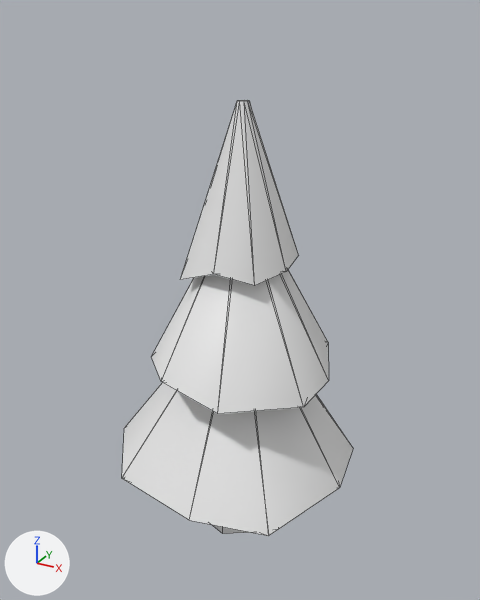
An edit to the glTF model models/variants/canopy_pine_young_v4.glb, drawn before and after from the same camera.
Both versions are drawn from a 50 mm lens placed at (2.68, -4.92, 4.89), pointed at (-0.15, 0.21, 2.32). Lighting does not change. The marker at lower left points along +X, +Y and +Z. The first picture is the older version. Mesh edges are drawn as thin lines. Vertices at exactly the same position are counted once.

The first picture shows 'Pine'.
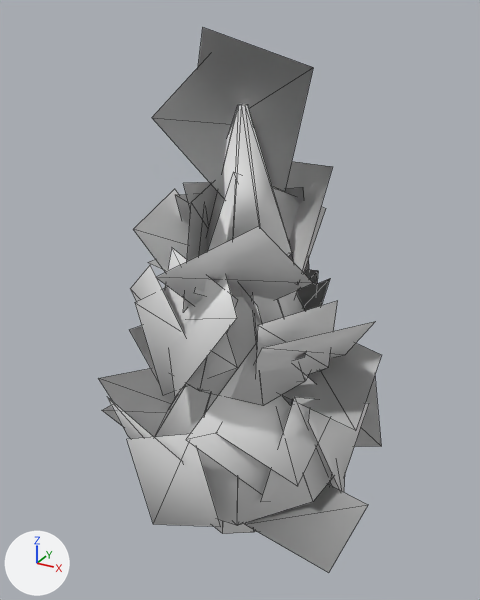
Changed parts and their boxes (x1, y1, x2, y2) in the pictures (480 x 600 px):
'Pine', reshaped (22% wider, 25% taller): before (122, 100, 353, 536); after (99, 27, 381, 573)
part 1 of me_trunk, rebuilt: before (122, 382, 353, 536); after (155, 386, 333, 525)
part 2 of me_trunk, rebuilt: before (152, 270, 329, 414); after (187, 292, 310, 406)
part 3 of me_trunk, rebuilt: before (180, 100, 299, 286); after (206, 104, 292, 257)
part 4 of me_trunk, added: after (99, 27, 381, 573)

Edits to the bpy script that builds the scene:
```text
Change me_trunk:
    used by ob_pine; location = (0.0, 0.0, 0.0)
    remove me_trunk.from_pydata(...)  # 70 vertices, 124 faces; spans x -1.28..1.11, y -1.12..1.26, z -0.08..4.2
    add me_trunk.from_pydata(...)  # 286 vertices, 232 faces; spans x -1.66..1.39, y -1.12..1.58, z -0.08..4.75
    me_trunk part 1: the loose piece of 18 vertices spanning x -1.28..1.11, y -1.12..1.26, z 0.64..2.5 is rebuilt with 18 vertices and now spans x -1.02..1.0, y -0.96..1.01, z 0.69..2.46
    me_trunk part 2: the loose piece of 18 vertices spanning x -0.99..0.85, y -0.92..1.0, z 1.72..3.4 is rebuilt with 18 vertices and now spans x -0.8..0.7, y -0.83..0.77, z 1.76..3.37
    me_trunk part 3: the loose piece of 18 vertices spanning x -0.49..0.48, y -0.53..0.55, z 2.71..4.2 is rebuilt with 18 vertices and now spans x -0.43..0.46, y -0.42..0.42, z 2.78..4.17
    me_trunk part 4
    216 vertices are added at x -1.66..1.39, y -1.12..1.58, z 0.27..4.75
    108 new faces join them
```
